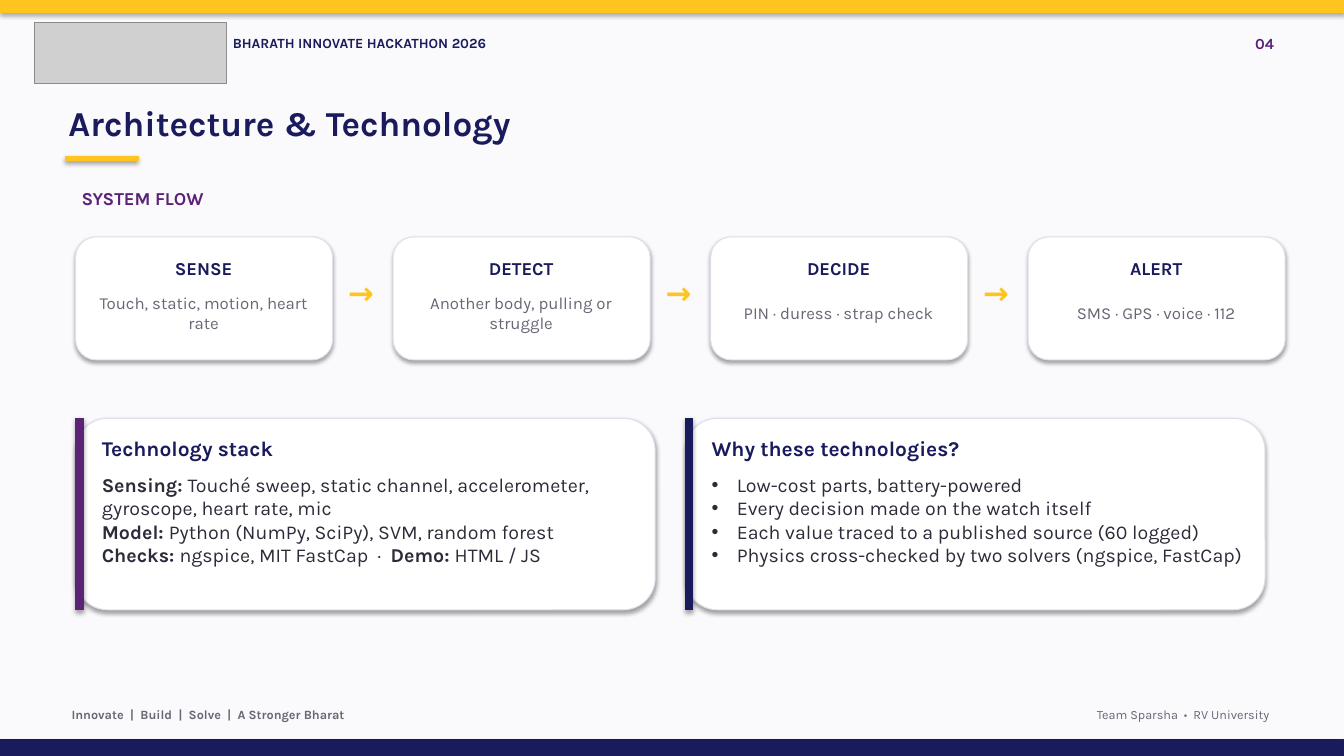
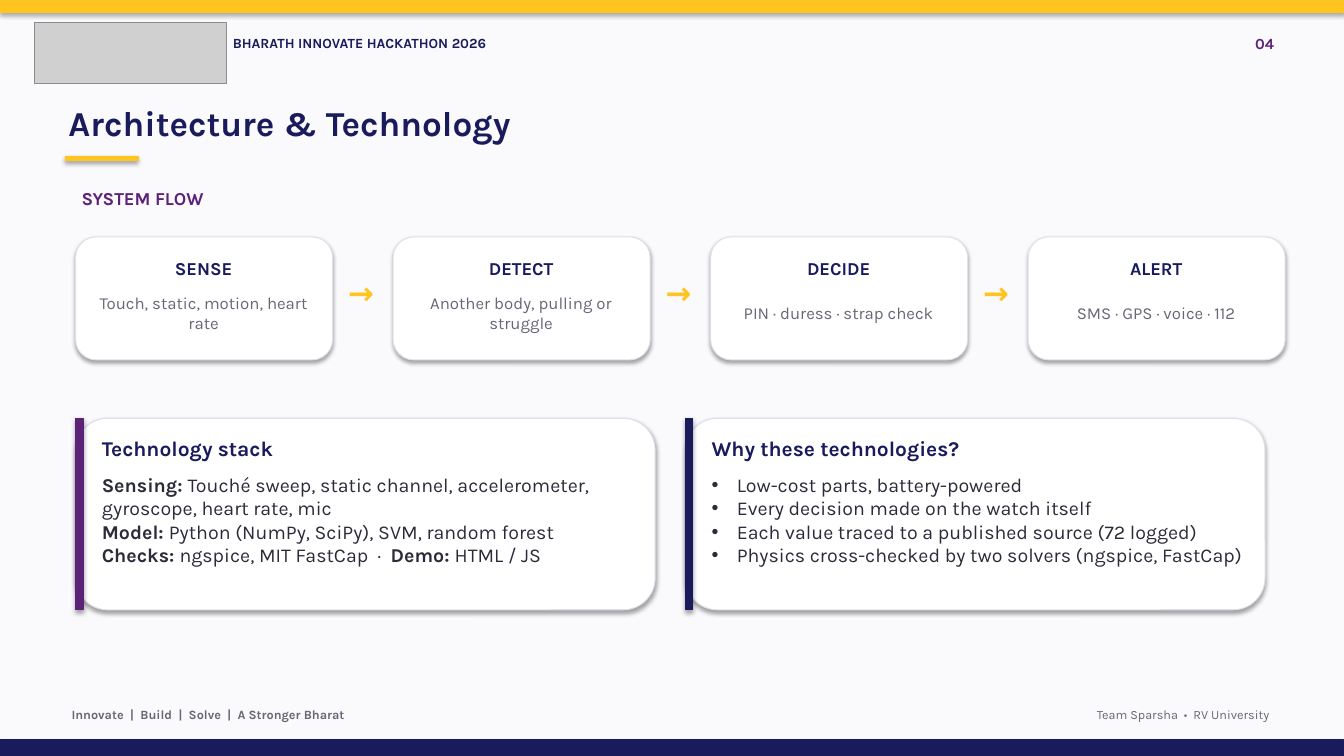
Before and after one commit to Bhajanth13/SparshaGuard, a slide deck: slide 4 of docs/SparshaGuard_BIH2026.pptx. Drawn at 1344x756 pixels with LibreOffice and Linux fonts; fonts in the diff are those of the drawing; grey boxes stand for pictures. Boxes give left, top, right and bottom in pixels: in the first picture for what was removed or moved away, otherwise in the second. Text is boxed around its words. In the diff, an @@ line names an element or a change of style, - is before the commit and + after.

```diff
--- a/docs/SparshaGuard_BIH2026.pptx
+++ b/docs/SparshaGuard_BIH2026.pptx
@@ text at box(737, 525, 1197, 544): text changed @@
-• Each value traced to a published source (60 logged)
+• Each value traced to a published source (72 logged)
```
Also in this commit, not shown: 4 other slides changed, 18 other files.
